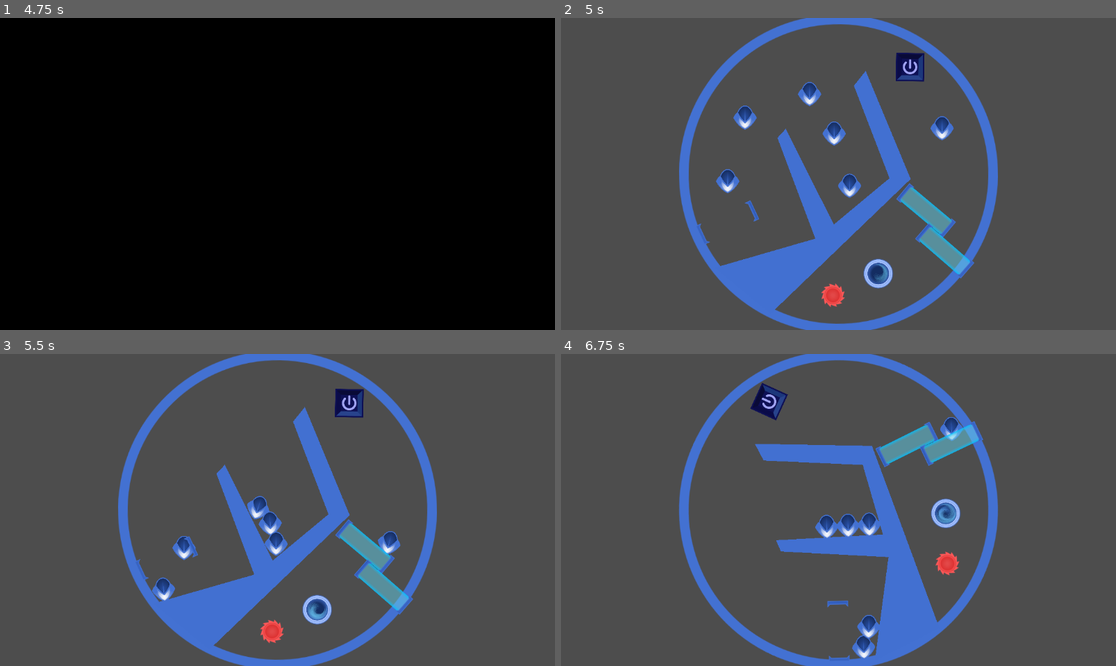
Above: before the commit, frames 1-4 (two rows, left to right).
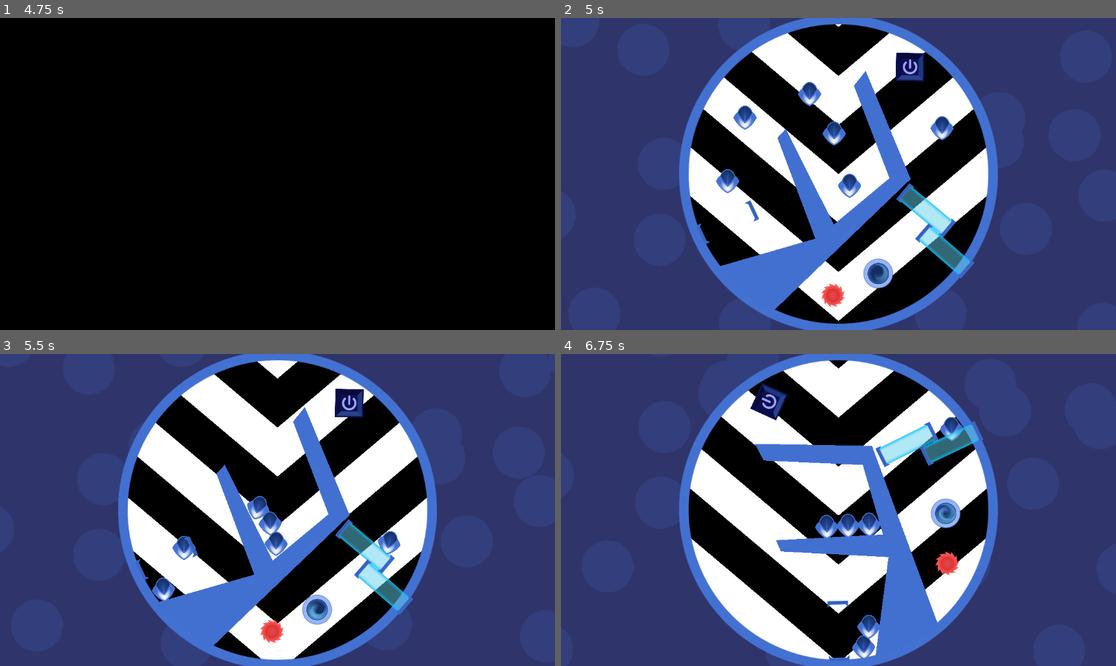
Above: after the commit, the same moments.

Repository: CE-Studio/gmtk-2023
Game: Godot game, scene res://TitleAssets/main_menu.tscn
Two runs of this game, one before a commit and one after it. Both use one fixed random seed, a clock stepped at 60 frames per second and the inputs below.
Inputs (mouse positions are in pixels of both pictures, inside the frame that each line leads up to):
- Up to frame 1 (4.75 s): click "PLAY" at 0.5 s; click "PLAY" at 1.25 s; move the mouse to (399, 158) at 2.02 s; hold D (game_move_right) 2.03-2.78 s; click (399, 158) at 2.17 s; move the mouse to (166, 189) at 2.77 s; hold A (game_move_left) 2.78-3.53 s; move the mouse to (333, 105) at 3.52 s; hold D (game_move_right) from 3.53 s (still down); move the mouse to (249, 236) at 4.27 s; click (249, 236) at 4.42 s
- Up to frame 2 (5 s): keep holding D (game_move_right)
- Up to frame 3 (5.5 s): move the mouse to (444, 556) at 5.02 s; release D (game_move_right) at 5.03 s; hold A (game_move_left) from 5.03 s (still down)
- Up to frame 4 (6.75 s): keep holding A (game_move_left); move the mouse to (672, 463) at 5.77 s; move the mouse to (866, 510) at 6.52 s; click (866, 510) at 6.67 s

Frame 1 is identical in both runs. In frame 2, 87% of the frame differs, in the area x 0-100%, y 0-100%; in frame 3, 87%; in frame 4, 87%.

Commit message:
no message

Diff:
--- /dev/null
+++ b/arrow.tres
@@ -0,0 +1,152 @@
+[gd_resource type="VisualShader" load_steps=14 format=3 uid="uid://bufys878sgjmy"]
+
+[sub_resource type="VisualShaderNodeInput" id="VisualShaderNodeInput_lg7eq"]
+input_name = "time"
+
+[sub_resource type="VisualShaderNodeFloatOp" id="VisualShaderNodeFloatOp_0kbua"]
+
+[sub_resource type="VisualShaderNodeFloatFunc" id="VisualShaderNodeFloatFunc_w14pl"]
+output_port_for_preview = 0
+function = 0
+
+[sub_resource type="VisualShaderNodeCompare" id="VisualShaderNodeCompare_hevky"]
+output_port_for_preview = 0
+function = 2
+
+[sub_resource type="VisualShaderNodeFloatOp" id="VisualShaderNodeFloatOp_s53vh"]
+
+[sub_resource type="VisualShaderNodeFloatFunc" id="VisualShaderNodeFloatFunc_hyv5y"]
+function = 12
+
+[sub_resource type="VisualShaderNodeFloatOp" id="VisualShaderNodeFloatOp_jkwhr"]
+default_input_values = [0, 0.0, 1, 20.0]
+operator = 2
+
+[sub_resource type="VisualShaderNodeFloatOp" id="VisualShaderNodeFloatOp_0mdva"]
+default_input_values = [0, 0.0, 1, 0.5]
+operator = 1
+
+[sub_resource type="VisualShaderNodeFloatOp" id="VisualShaderNodeFloatOp_g1f83"]
+default_input_values = [0, 0.0, 1, 30.0]
+operator = 2
+
+[sub_resource type="VisualShaderNodeSwitch" id="VisualShaderNodeSwitch_lvilt"]
+output_port_for_preview = 0
+default_input_values = [0, false, 1, Vector3(1, 1, 1), 2, Vector3(0, 0, 0)]
+op_type = 4
+
+[sub_resource type="VisualShaderNodeFloatOp" id="VisualShaderNodeFloatOp_602ig"]
+default_input_values = [0, 0.0, 1, -2.0]
+operator = 2
+
+[sub_resource type="VisualShaderNodeInput" id="VisualShaderNodeInput_8dxkx"]
+input_name = "screen_uv"
+
+[sub_resource type="VisualShaderNodeVectorDecompose" id="VisualShaderNodeVectorDecompose_t341w"]
+output_port_for_preview = 1
+default_input_values = [0, Vector2(0, 0)]
+op_type = 0
+
+[resource]
+code = "shader_type canvas_item;
+
+
+
+void fragment() {
+// Input:11
+	float n_out11p0 = TIME;
+
+
+// FloatOp:20
+	float n_in20p1 = -2.00000;
+	float n_out20p0 = n_out11p0 * n_in20p1;
+
+
+// Input:6
+	vec2 n_out6p0 = SCREEN_UV;
+
+
+// VectorDecompose:7
+	float n_out7p0 = n_out6p0.x;
+	float n_out7p1 = n_out6p0.y;
+
+
+// FloatOp:17
+	float n_in17p1 = 20.00000;
+	float n_out17p0 = n_out7p1 * n_in17p1;
+
+
+// FloatOp:12
+	float n_out12p0 = n_out20p0 + n_out17p0;
+
+
+// FloatOp:18
+	float n_in18p1 = 0.50000;
+	float n_out18p0 = n_out7p0 - n_in18p1;
+
+
+// FloatFunc:16
+	float n_out16p0 = abs(n_out18p0);
+
+
+// FloatOp:19
+	float n_in19p1 = 30.00000;
+	float n_out19p0 = n_out16p0 * n_in19p1;
+
+
+// FloatOp:15
+	float n_out15p0 = n_out12p0 + n_out19p0;
+
+
+// FloatFunc:13
+	float n_out13p0 = sin(n_out15p0);
+
+
+// Compare:14
+	float n_in14p1 = 0.00000;
+	bool n_out14p0 = n_out13p0 > n_in14p1;
+
+
+	vec3 n_out2p0;
+// Switch:2
+	vec3 n_in2p1 = vec3(1.00000, 1.00000, 1.00000);
+	vec3 n_in2p2 = vec3(0.00000, 0.00000, 0.00000);
+	n_out2p0 = mix(n_in2p2, n_in2p1, float(n_out14p0));
+
+
+// Output:0
+	COLOR.rgb = n_out2p0;
+
+
+}
+"
+graph_offset = Vector2(-299.055, -132.732)
+mode = 1
+flags/light_only = false
+nodes/fragment/2/node = SubResource("VisualShaderNodeSwitch_lvilt")
+nodes/fragment/2/position = Vector2(120, 180)
+nodes/fragment/6/node = SubResource("VisualShaderNodeInput_8dxkx")
+nodes/fragment/6/position = Vector2(-1000, 260)
+nodes/fragment/7/node = SubResource("VisualShaderNodeVectorDecompose_t341w")
+nodes/fragment/7/position = Vector2(-480, -60)
+nodes/fragment/11/node = SubResource("VisualShaderNodeInput_lg7eq")
+nodes/fragment/11/position = Vector2(-280, -340)
+nodes/fragment/12/node = SubResource("VisualShaderNodeFloatOp_0kbua")
+nodes/fragment/12/position = Vector2(300, -260)
+nodes/fragment/13/node = SubResource("VisualShaderNodeFloatFunc_w14pl")
+nodes/fragment/13/position = Vector2(559.52, -214.321)
+nodes/fragment/14/node = SubResource("VisualShaderNodeCompare_hevky")
+nodes/fragment/14/position = Vector2(880.277, -117.978)
+nodes/fragment/15/node = SubResource("VisualShaderNodeFloatOp_s53vh")
+nodes/fragment/15/position = Vector2(300, -140)
+nodes/fragment/16/node = SubResource("VisualShaderNodeFloatFunc_hyv5y")
+nodes/fragment/16/position = Vector2(-80, 40)
+nodes/fragment/17/node = SubResource("VisualShaderNodeFloatOp_jkwhr")
+nodes/fragment/17/position = Vector2(-124.248, -160.152)
+nodes/fragment/18/node = SubResource("VisualShaderNodeFloatOp_0mdva")
+nodes/fragment/18/position = Vector2(-240, 0)
+nodes/fragment/19/node = SubResource("VisualShaderNodeFloatOp_g1f83")
+nodes/fragment/19/position = Vector2(80, -80)
+nodes/fragment/20/node = SubResource("VisualShaderNodeFloatOp_602ig")
+nodes/fragment/20/position = Vector2(60, -300)
+nodes/fragment/connections = PackedInt32Array(2, 0, 0, 0, 6, 0, 7, 0, 13, 0, 14, 0, 12, 0, 15, 0, 15, 0, 13, 0, 7, 1, 17, 0, 17, 0, 12, 1, 7, 0, 18, 0, 18, 0, 16, 0, 16, 0, 19, 0, 19, 0, 15, 1, 11, 0, 20, 0, 20, 0, 12, 0, 14, 0, 2, 0)
--- /dev/null
+++ b/bubbletubeshade.tres
@@ -0,0 +1,238 @@
+[gd_resource type="VisualShader" load_steps=17 format=3 uid="uid://dd2hnxud0ratn"]
+
+[sub_resource type="VisualShaderNodeVectorCompose" id="VisualShaderNodeVectorCompose_w108c"]
+op_type = 0
+
+[sub_resource type="VisualShaderNodeFloatOp" id="VisualShaderNodeFloatOp_q7jc7"]
+default_input_values = [0, 0.0, 1, -100.0]
+operator = 3
+
+[sub_resource type="VisualShaderNodeColorConstant" id="VisualShaderNodeColorConstant_q8amx"]
+constant = Color(0.107791, 0.144618, 0.495604, 1)
+
+[sub_resource type="VisualShaderNodeColorConstant" id="VisualShaderNodeColorConstant_0w2gl"]
+constant = Color(0.134095, 0.203654, 0.609197, 1)
+
+[sub_resource type="VisualShaderNodeFloatConstant" id="VisualShaderNodeFloatConstant_6o5fb"]
+constant = 1.0
+
+[sub_resource type="VisualShaderNodeFloatConstant" id="VisualShaderNodeFloatConstant_4bift"]
+constant = 0.47
+
+[sub_resource type="VisualShaderNodeFloatOp" id="VisualShaderNodeFloatOp_o3fuo"]
+default_input_values = [0, 0.0, 1, 10.0]
+operator = 3
+
+[sub_resource type="VisualShaderNodeExpression" id="VisualShaderNodeExpression_4f6hb"]
+output_port_for_preview = 0
+size = Vector2(555.476, 857.148)
+expression = "vec2 index_uv = floor(vec2(uv.x * columns, uv.y * rows));
+	vec2 fract_uv = fract(vec2(uv.x * columns, uv.y * rows));
+
+	float minimum_dist = 1.0;
+
+	for (int y= -1; y <= 1; y++) {
+		for (int x= -1; x <= 1; x++) {
+			vec2 neighbor = vec2(float(x),float(y));
+			vec2 h = (index_uv + neighbor);
+			vec2 point = vec2(fract(sin(dot(h.xy, vec2(12.9898,78.233))) * 43758.5453123));
+
+			float speed = 4.5;
+			point = vec2( cos(time * point.x * speed), sin(time * point.y * speed) ) * 0.5 + 0.5;
+
+			vec2 diff = neighbor + point - fract_uv;
+			float dist = length(diff);
+			minimum_dist = min(minimum_dist, dist);
+		}
+	}
+
+	output0 = minimum_dist;"
+
+[sub_resource type="VisualShaderNodeFloatOp" id="VisualShaderNodeFloatOp_act61"]
+default_input_values = [0, 0.0, 1, 30.0]
+
+[sub_resource type="VisualShaderNodeInput" id="VisualShaderNodeInput_d5v6m"]
+input_name = "uv"
+
+[sub_resource type="VisualShaderNodeFloatConstant" id="VisualShaderNodeFloatConstant_idbwk"]
+constant = 50.0
+
+[sub_resource type="VisualShaderNodeFloatConstant" id="VisualShaderNodeFloatConstant_tm3jo"]
+constant = 50.0
+
+[sub_resource type="VisualShaderNodeVectorOp" id="VisualShaderNodeVectorOp_64vq7"]
+default_input_values = [0, Vector2(0, 0), 1, Vector2(0, 0)]
+op_type = 0
+operator = 1
+
+[sub_resource type="VisualShaderNodeInput" id="VisualShaderNodeInput_4txfd"]
+input_name = "time"
+
+[sub_resource type="VisualShaderNodeSwitch" id="VisualShaderNodeSwitch_ivrbo"]
+output_port_for_preview = 0
+default_input_values = [0, false, 1, Vector3(1, 1, 1), 2, Vector3(1, 0.54902, 1.45519e-11)]
+op_type = 4
+
+[sub_resource type="VisualShaderNodeCompare" id="VisualShaderNodeCompare_k4sfn"]
+default_input_values = [0, 0.0, 1, 0.3, 2, 1e-05]
+function = 5
+
+[resource]
+code = "shader_type canvas_item;
+
+
+
+void fragment() {
+// Input:3
+	vec2 n_out3p0 = UV;
+
+
+// Input:7
+	float n_out7p0 = TIME;
+
+
+// FloatOp:11
+	float n_in11p1 = -100.00000;
+	float n_out11p0 = n_out7p0 / n_in11p1;
+
+
+// VectorCompose:10
+	float n_in10p0 = 0.00000;
+	vec2 n_out10p0 = vec2(n_in10p0, n_out11p0);
+
+
+// VectorOp:6
+	vec2 n_out6p0 = n_out3p0 - n_out10p0;
+
+
+// FloatConstant:4
+	float n_out4p0 = 50.000000;
+
+
+// FloatConstant:5
+	float n_out5p0 = 50.000000;
+
+
+// FloatOp:19
+	float n_in19p1 = 10.00000;
+	float n_out19p0 = n_out7p0 / n_in19p1;
+
+
+// FloatOp:20
+	float n_in20p1 = 30.00000;
+	float n_out20p0 = n_out19p0 + n_in20p1;
+
+
+	float n_out2p0;
+// Expression:2
+	n_out2p0 = 0.0;
+	{
+		vec2 index_uv = floor(vec2(n_out6p0.x * n_out4p0, n_out6p0.y * n_out5p0));
+			vec2 fract_uv = fract(vec2(n_out6p0.x * n_out4p0, n_out6p0.y * n_out5p0));
+
+			float minimum_dist = 1.0;
+
+			for (int y= -1; y <= 1; y++) {
+				for (int x= -1; x <= 1; x++) {
+					vec2 neighbor = vec2(float(x),float(y));
+					vec2 h = (index_uv + neighbor);
+					vec2 point = vec2(fract(sin(dot(h.xy, vec2(12.9898,78.233))) * 43758.5453123));
+
+					float speed = 4.5;
+					point = vec2( cos(n_out20p0 * point.x * speed), sin(n_out20p0 * point.y * speed) ) * 0.5 + 0.5;
+
+					vec2 diff = neighbor + point - fract_uv;
+					float dist = length(diff);
+					minimum_dist = min(minimum_dist, dist);
+				}
+			}
+
+			n_out2p0 = minimum_dist;
+	}
+
+
+// Compare:9
+	float n_in9p1 = 0.30000;
+	bool n_out9p0 = n_out2p0 <= n_in9p1;
+
+
+// ColorConstant:14
+	vec4 n_out14p0 = vec4(0.134095, 0.203654, 0.609197, 1.000000);
+
+
+// ColorConstant:13
+	vec4 n_out13p0 = vec4(0.107791, 0.144618, 0.495604, 1.000000);
+
+
+	vec3 n_out8p0;
+// Switch:8
+	n_out8p0 = mix(vec3(n_out13p0.xyz), vec3(n_out14p0.xyz), float(n_out9p0));
+
+
+// Output:0
+	COLOR.rgb = n_out8p0;
+
+
+}
+"
+graph_offset = Vector2(-137.46, 145.807)
+mode = 1
+flags/light_only = false
+nodes/fragment/0/position = Vector2(2120, 540)
+nodes/fragment/2/node = SubResource("VisualShaderNodeExpression_4f6hb")
+nodes/fragment/2/position = Vector2(680, 320)
+nodes/fragment/2/size = Vector2(555.476, 857.148)
+nodes/fragment/2/input_ports = "0,3,uv;1,0,columns;2,0,rows;3,0,time;"
+nodes/fragment/2/output_ports = "0,0,output0;"
+nodes/fragment/2/expression = "vec2 index_uv = floor(vec2(uv.x * columns, uv.y * rows));
+	vec2 fract_uv = fract(vec2(uv.x * columns, uv.y * rows));
+
+	float minimum_dist = 1.0;
+
+	for (int y= -1; y <= 1; y++) {
+		for (int x= -1; x <= 1; x++) {
+			vec2 neighbor = vec2(float(x),float(y));
+			vec2 h = (index_uv + neighbor);
+			vec2 point = vec2(fract(sin(dot(h.xy, vec2(12.9898,78.233))) * 43758.5453123));
+
+			float speed = 4.5;
+			point = vec2( cos(time * point.x * speed), sin(time * point.y * speed) ) * 0.5 + 0.5;
+
+			vec2 diff = neighbor + point - fract_uv;
+			float dist = length(diff);
+			minimum_dist = min(minimum_dist, dist);
+		}
+	}
+
+	output0 = minimum_dist;"
+nodes/fragment/3/node = SubResource("VisualShaderNodeInput_d5v6m")
+nodes/fragment/3/position = Vector2(-580, 180)
+nodes/fragment/4/node = SubResource("VisualShaderNodeFloatConstant_idbwk")
+nodes/fragment/4/position = Vector2(300, 260)
+nodes/fragment/5/node = SubResource("VisualShaderNodeFloatConstant_tm3jo")
+nodes/fragment/5/position = Vector2(360, 460)
+nodes/fragment/6/node = SubResource("VisualShaderNodeVectorOp_64vq7")
+nodes/fragment/6/position = Vector2(104.388, 348.328)
+nodes/fragment/7/node = SubResource("VisualShaderNodeInput_4txfd")
+nodes/fragment/7/position = Vector2(-560, 820)
+nodes/fragment/8/node = SubResource("VisualShaderNodeSwitch_ivrbo")
+nodes/fragment/8/position = Vector2(1560, 600)
+nodes/fragment/9/node = SubResource("VisualShaderNodeCompare_k4sfn")
+nodes/fragment/9/position = Vector2(1440, 360)
+nodes/fragment/10/node = SubResource("VisualShaderNodeVectorCompose_w108c")
+nodes/fragment/10/position = Vector2(80, 560)
+nodes/fragment/11/node = SubResource("VisualShaderNodeFloatOp_q7jc7")
+nodes/fragment/11/position = Vector2(-200.801, 628.451)
+nodes/fragment/13/node = SubResource("VisualShaderNodeColorConstant_q8amx")
+nodes/fragment/13/position = Vector2(1300, 760)
+nodes/fragment/14/node = SubResource("VisualShaderNodeColorConstant_0w2gl")
+nodes/fragment/14/position = Vector2(1320, 640)
+nodes/fragment/17/node = SubResource("VisualShaderNodeFloatConstant_6o5fb")
+nodes/fragment/17/position = Vector2(1882.4, 395.526)
+nodes/fragment/18/node = SubResource("VisualShaderNodeFloatConstant_4bift")
+nodes/fragment/18/position = Vector2(1760, 480)
+nodes/fragment/19/node = SubResource("VisualShaderNodeFloatOp_o3fuo")
+nodes/fragment/19/position = Vector2(149.762, 902.579)
+nodes/fragment/20/node = SubResource("VisualShaderNodeFloatOp_act61")
+nodes/fragment/20/position = Vector2(340, 660)
+nodes/fragment/connections = PackedInt32Array(4, 0, 2, 1, 5, 0, 2, 2, 6, 0, 2, 0, 2, 0, 9, 0, 9, 0, 8, 0, 10, 0, 6, 1, 11, 0, 10, 1, 13, 0, 8, 2, 14, 0, 8, 1, 7, 0, 11, 0, 3, 0, 6, 0, 7, 0, 19, 0, 8, 0, 0, 0, 19, 0, 20, 0, 20, 0, 2, 3)
--- a/level_main.tscn
+++ b/level_main.tscn
@@ -1,7 +1,15 @@
-[gd_scene load_steps=4 format=3 uid="uid://dlfx7m2tmti6l"]
-
+[gd_scene load_steps=8 format=3 uid="uid://dlfx7m2tmti6l"]
+
+[ext_resource type="Shader" uid="uid://dd2hnxud0ratn" path="res://bubbletubeshade.tres" id="1_t3m16"]
 [ext_resource type="Texture2D" uid="uid://dvokjyy68i4h2" path="res://backing.svg" id="1_u3fus"]
+[ext_resource type="Shader" uid="uid://bufys878sgjmy" path="res://arrow.tres" id="2_dkpwr"]
 [ext_resource type="Script" path="res://levelrun.gd" id="2_qb34w"]
+
+[sub_resource type="ShaderMaterial" id="ShaderMaterial_fkhjk"]
+shader = ExtResource("1_t3m16")
+
+[sub_resource type="ShaderMaterial" id="ShaderMaterial_y602t"]
+shader = ExtResource("2_dkpwr")
 
 [sub_resource type="RectangleShape2D" id="RectangleShape2D_6cdkp"]
 size = Vector2(200, 20)
@@ -14,18 +22,27 @@
 grow_horizontal = 2
 grow_vertical = 2
 
-[node name="Control" type="Control" parent="."]
+[node name="Control" type="Panel" parent="."]
+material = SubResource("ShaderMaterial_fkhjk")
 layout_mode = 1
 anchors_preset = 8
 anchor_left = 0.5
 anchor_top = 0.5
 anchor_right = 0.5
 anchor_bottom = 0.5
+offset_left = -4500.0
+offset_top = -4500.0
+offset_right = 4500.0
+offset_bottom = 4500.0
 grow_horizontal = 2
 grow_vertical = 2
 
 [node name="Node2D" type="Camera2D" parent="."]
 position = Vector2(576, 324)
+
+[node name="Sprite2D" type="Polygon2D" parent="Node2D"]
+material = SubResource("ShaderMaterial_y602t")
+polygon = PackedVector2Array(231, 225, 291, 136, 324, 39, 312, -103, 230, -221, 135, -296, 6, -321, -113, -302, -246, -216, -308, -88, -321, 59, -256, 198, -146, 290, -9, 322, 121, 298)
 
 [node name="RigidBody2D2" type="RigidBody2D" parent="Node2D"]
 collision_mask = 0
